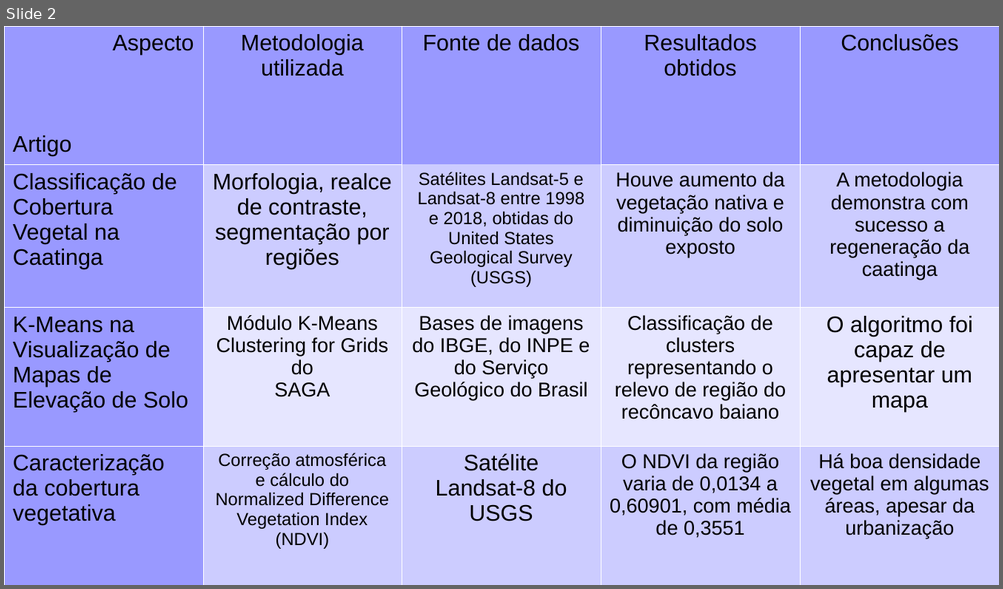
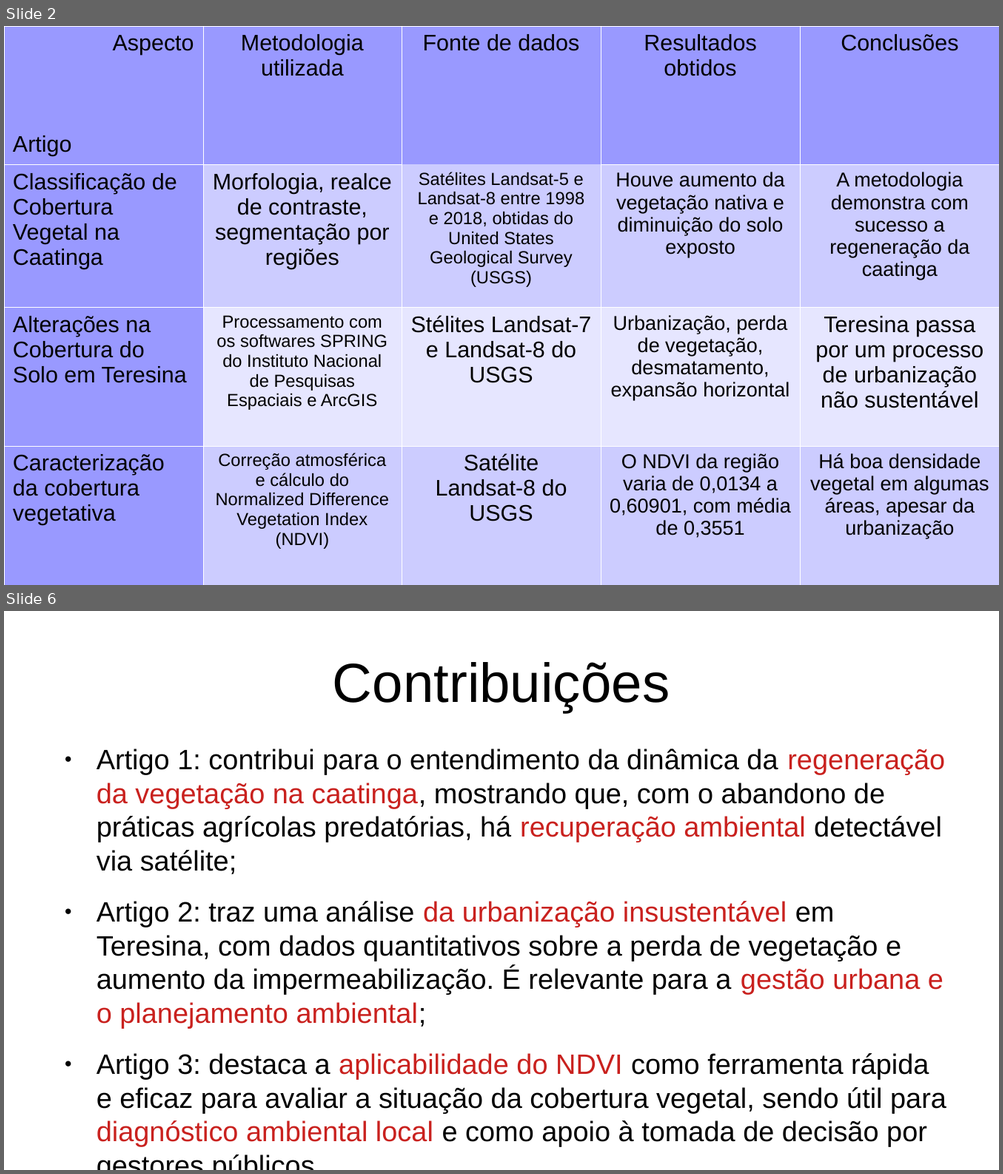
Before and after one commit to joao-martinho/disciplina_PI_2025-1, a slide deck: Trabalho final/seminario.odp. Shown one above the other, each under a label of ours: slide 2 before the commit, slides 2 and 6 after it; the slides between them are not shown. The pictures are 1003x589 and 1003x1174 pixels, drawn with LibreOffice and Linux fonts; fonts in the diff are those of the drawing. Boxes give left, top, right and bottom in pixels: in the first picture for what was removed or moved away, otherwise in the second. Text is boxed around its words. In the diff, an @@ line names an element or a change of style, - is before the commit and + after.

```diff
--- a/Trabalho final/seminario.odp
+++ b/Trabalho final/seminario.odp
@@ slide 6 added at [4, 611, 999, 1170], background #FFFFFF @@
@@ title added at [333, 662, 669, 712], 44 pt, text #000000 @@
+Contribuições
@@ text added at [96, 749, 946, 1147], 22.4 pt, text #000000 @@
+● Artigo 1: contribui para o entendimento da dinâmica da regeneração da vegetação na caatinga, mostrando que, com o abandono de práticas agrícolas predatórias, há recuperação ambiental detectável via satélite;
+● Artigo 2: traz uma análise da urbanização insustentável em Teresina, com dados quantitativos sobre a perda de vegetação e aumento da impermeabilização. É relevante para a gestão urbana e o planejamento ambiental;
+● Artigo 3: destaca a aplicabilidade do NDVI como ferramenta rápida e eficaz para avaliar a situação da cobertura vegetal, sendo útil para diagnóstico ambiental local e como apoio à tomada de decisão por gestores públicos.
@@ slide 2 changed as well @@
@@ table at [4, 26, 999, 585] @@
-row 3: K-Means na Visualização de Mapas de Elevação de Solo | Módulo K-Means Clustering for Grids do / SAGA | Bases de imagens do IBGE, do INPE e do Serviço Geológico do Brasil | Classificação de clusters representando o relevo de região do recôncavo baiano | O algoritmo foi capaz de apresentar um mapa
+row 3: Alterações na Cobertura do Solo em Teresina | Processamento com os softwares SPRING do Instituto Nacional de Pesquisas Espaciais e ArcGIS | Stélites Landsat-7 e Landsat-8 do USGS | Urbanização, perda de vegetação, desmatamento, expansão horizontal | Teresina passa por um processo de urbanização não sustentável
```
Also in this commit, not shown: 1 other slide changed, 6 other slides added, 4 slides removed, 7 other files.
